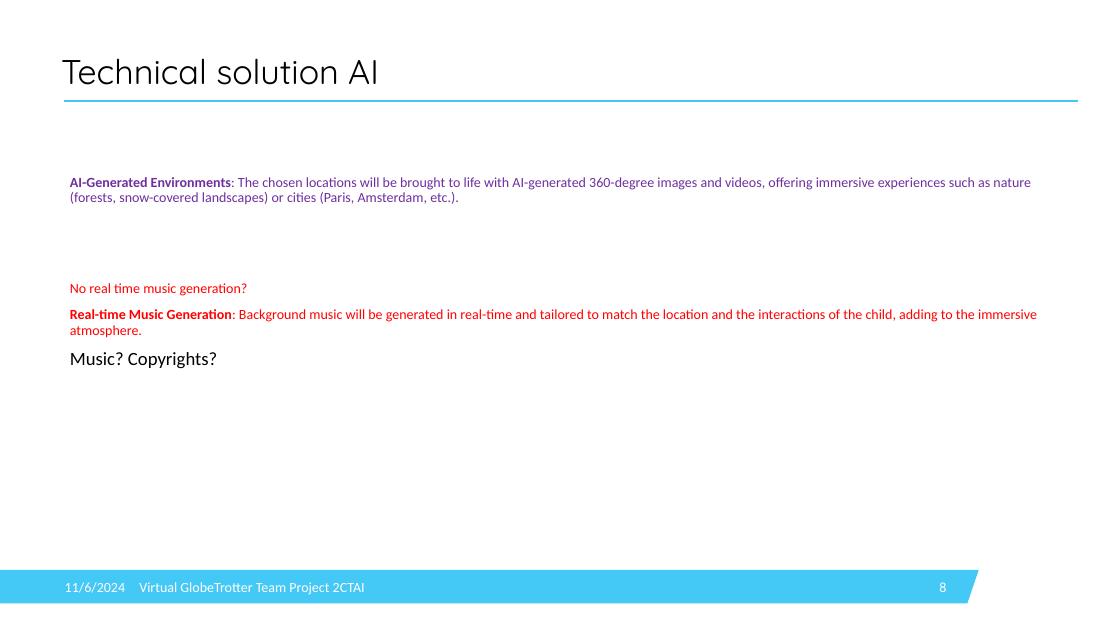
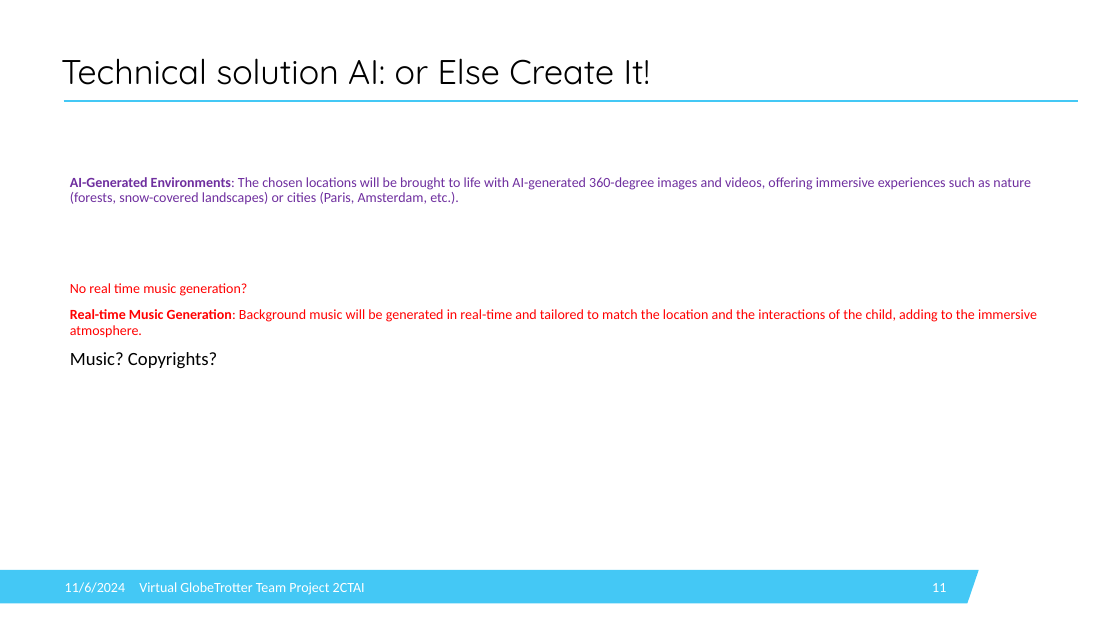
Before and after one commit to IsabelleDesle/VirtualGlobeTrotter, a slide deck: slide 11 of PresentationVGT.pptx (slide 8 before the commit). Drawn at 1120x630 pixels with LibreOffice and Linux fonts; fonts in the diff are those of the drawing; background and template pictures are left out. Boxes give left, top, right and bottom in pixels: in the first picture for what was removed or moved away, otherwise in the second. Text is boxed around its words. In the diff, an @@ line names an element or a change of style, - is before the commit and + after.

```diff
--- a/PresentationVGT.pptx
+++ b/PresentationVGT.pptx
@@ title at (x1=61, y1=58, x2=650, y2=85): text changed @@
-Technical solution AI
+Technical solution AI: or Else Create It!
@@ page number at (x1=932, y1=583, x2=946, y2=592): text changed @@
-8
+11
```
Also in this commit, not shown: 7 other slides changed, 1 slide added, 2 slides removed.
